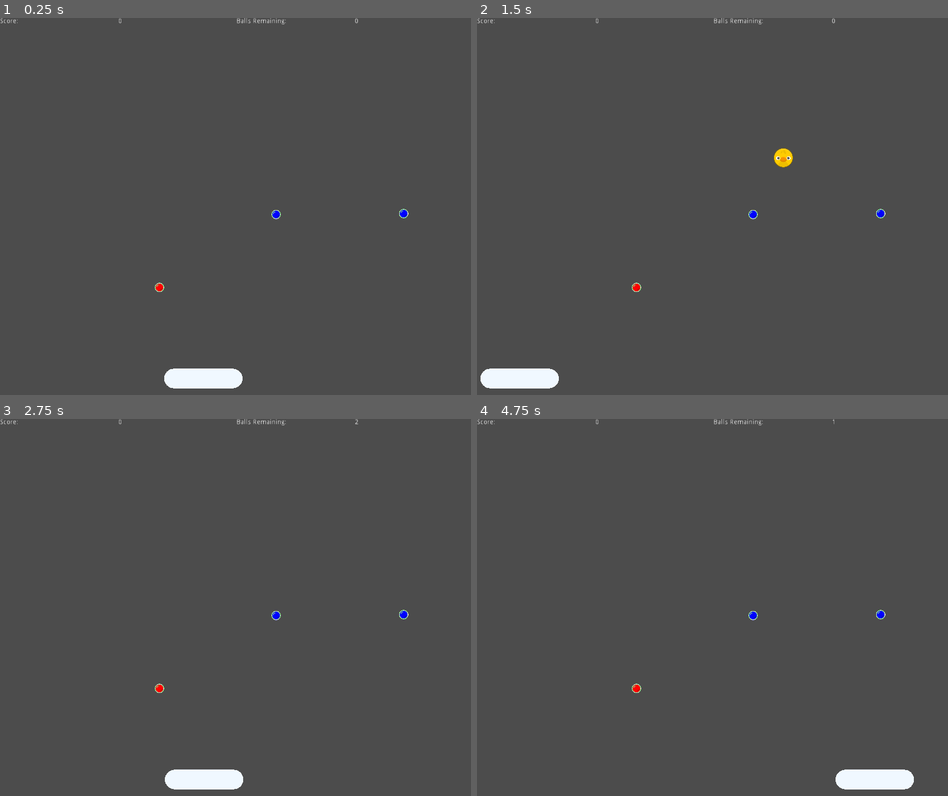
Above: before the commit, frames 1-4 (two rows, left to right).
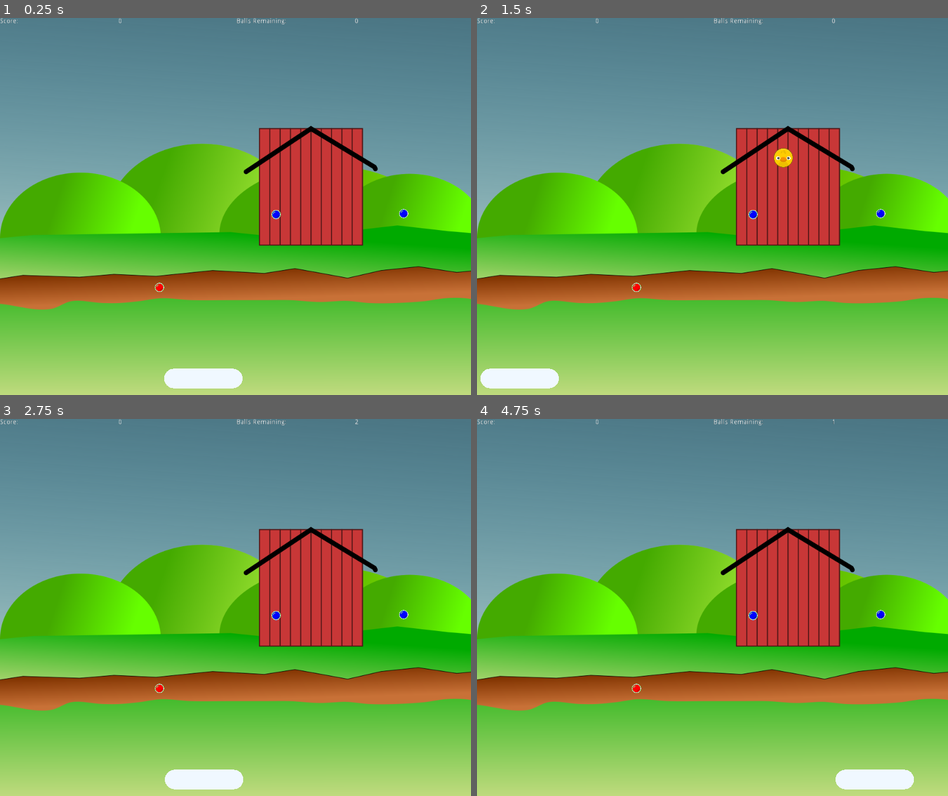
Above: after the commit, the same moments.

Repository: doctor-g/GGJ21
Game: Godot game, scene res://src/Level.tscn
Same seed, same stepped clock (60 frames per second), same inputs: the game is played once before the commit and once after it.
Inputs (mouse positions are in pixels of both pictures, inside the frame that each line leads up to):
- Up to frame 1 (0.25 s): no input
- Up to frame 2 (1.5 s): move the mouse to (816, 187) at 0.52 s; click (816, 187) at 0.67 s; move the mouse to (618, 225) at 1.27 s; click (618, 225) at 1.42 s
- Up to frame 3 (2.75 s): move the mouse to (282, 524) at 2.02 s; click (282, 524) at 2.17 s
- Up to frame 4 (4.75 s): move the mouse to (688, 682) at 2.77 s; click (688, 682) at 2.92 s; move the mouse to (853, 664) at 3.52 s; click (853, 664) at 3.67 s; move the mouse to (571, 550) at 4.27 s; click (571, 550) at 4.42 s

The runs differ from the first frame. In frame 1, 99% of the frame differs, in the area x 0-100%, y 0-100%; in frame 2, 99%; in frame 3, 99%; in frame 4, 99%.

Commit message:
Add farm background to level

Diff:
--- a/project/src/Level.tscn
+++ b/project/src/Level.tscn
@@ -1,10 +1,11 @@
-[gd_scene load_steps=9 format=2]
+[gd_scene load_steps=10 format=2]
 
 [ext_resource path="res://src/Shooter.tscn" type="PackedScene" id=1]
 [ext_resource path="res://src/PegGenerator.tscn" type="PackedScene" id=2]
 [ext_resource path="res://src/Target.tscn" type="PackedScene" id=3]
 [ext_resource path="res://src/Level.gd" type="Script" id=4]
 [ext_resource path="res://src/HUD.tscn" type="PackedScene" id=5]
+[ext_resource path="res://assets/farm_background.png" type="Texture" id=6]
 
 [sub_resource type="RectangleShape2D" id=1]
 extents = Vector2( 1, 2000 )
@@ -37,6 +38,10 @@
 "_edit_lock_": true,
 "_edit_use_anchors_": false
 }
+
+[node name="Background" type="Sprite" parent="."]
+texture = ExtResource( 6 )
+centered = false
 
 [node name="Shooter" parent="." instance=ExtResource( 1 )]
 position = Vector2( 506, 0 )
Binary file added: project/assets/farm_background.png
Not shown, added: project/assets/farm_background.png.import
